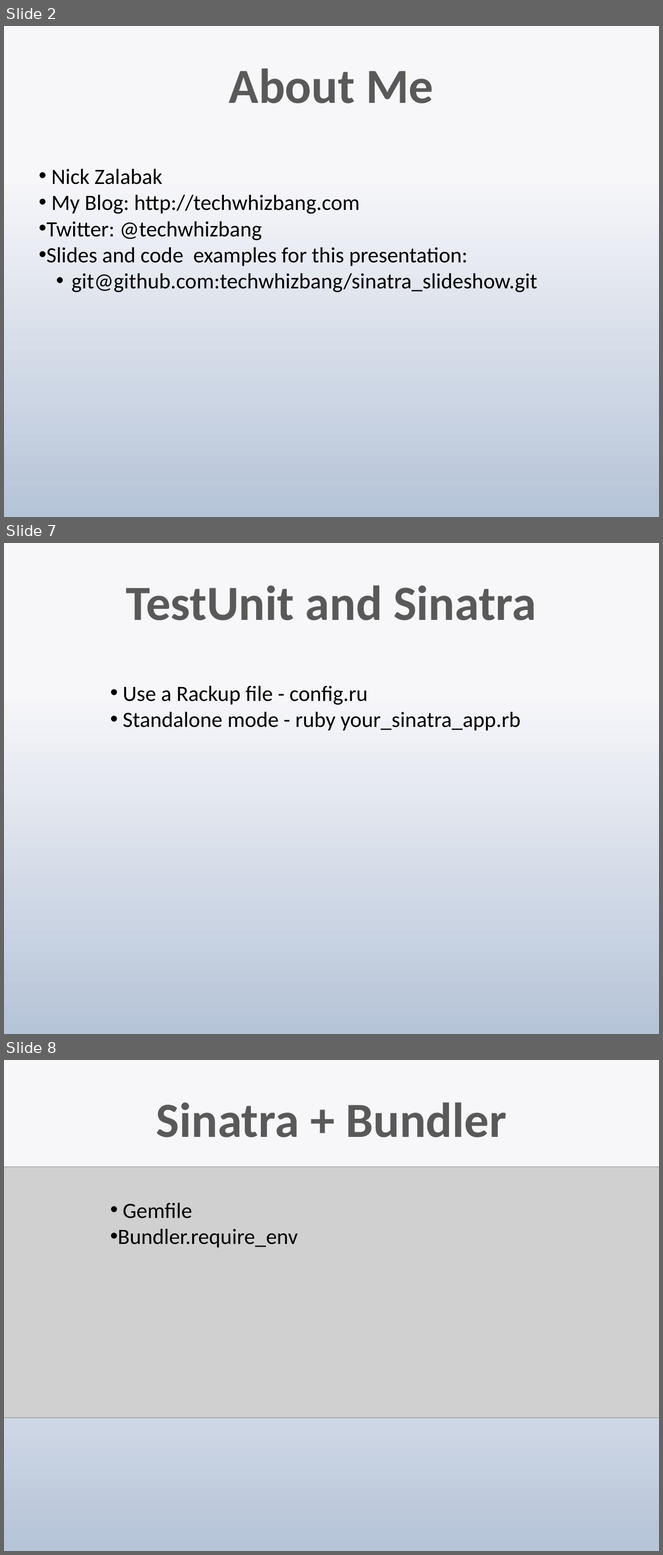
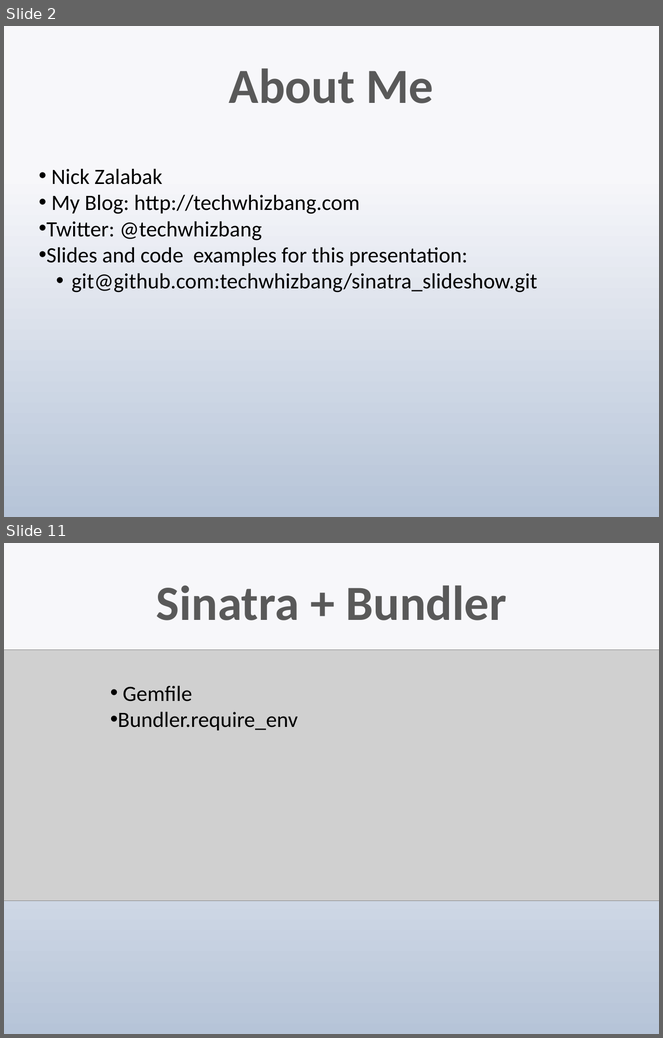
Before and after one commit to techwhizbang/sinatra_slideshow, a slide deck: sinatra.pptx. Shown one above the other, each under a label of ours: slides 2, 7 and 8 before the commit, slides 2 and 11 after it; the slides between them are not shown. The pictures are 663x1555 and 663x1038 pixels, drawn with LibreOffice and Linux fonts; fonts in the diff are those of the drawing; grey boxes stand for pictures. Boxes give left, top, right and bottom in pixels: in the first picture for what was removed or moved away, otherwise in the second. Text is boxed around its words. In the diff, an @@ line names an element or a change of style, - is before the commit and + after.

```diff
--- a/sinatra.pptx
+++ b/sinatra.pptx
@@ slide 7 removed at <box>4,543,659,1034</box>, background gradient #F7F9FB to #B7C6D9 @@
@@ title removed at <box>126,585,536,620</box> @@
-TestUnit and Sinatra
@@ text removed at <box>123,685,520,731</box> @@
-• Use a Rackup file - config.ru
-• Standalone mode - ruby your_sinatra_app.rb
@@ what was slide 8 is now slide 11 @@
```
Also in this commit, not shown: 5 slides changed, 6 slides added, 1 other slide removed.
